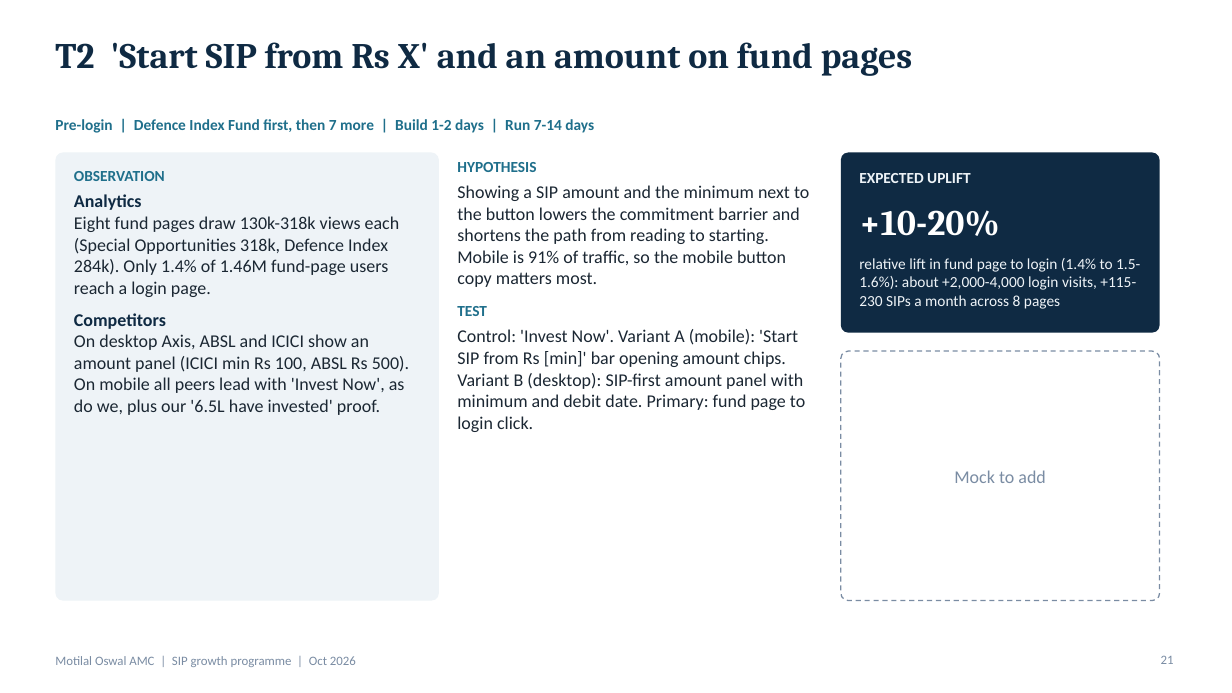
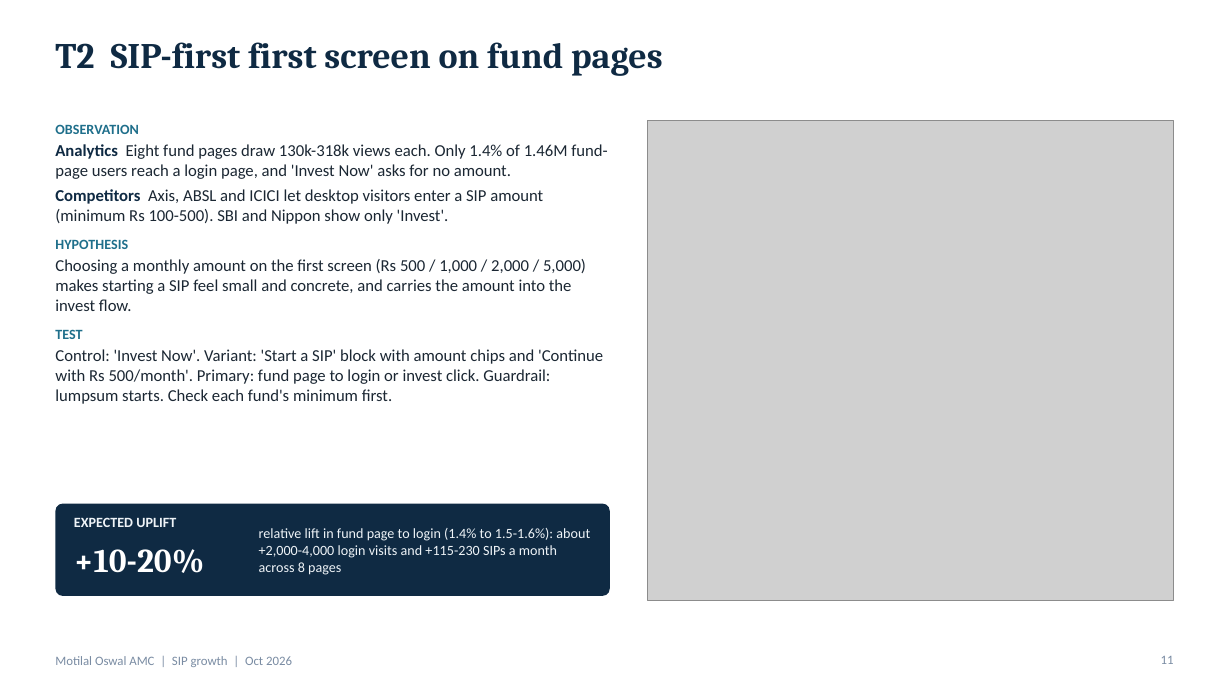
Before and after one commit to mandy7/Projects, a slide deck: slide 11 of SIP_Growth_Programme.pptx (slide 21 before the commit). Drawn at 1232x693 pixels with LibreOffice and Linux fonts; fonts in the diff are those of the drawing; grey boxes stand for pictures. Boxes give left, top, right and bottom in pixels: in the first picture for what was removed or moved away, otherwise in the second. Text is boxed around its words. In the diff, an @@ line names an element or a change of style, - is before the commit and + after.

```diff
--- a/SIP_Growth_Programme.pptx
+++ b/SIP_Growth_Programme.pptx
@@ title at (55,42,663,76): text changed @@
-T2 'Start SIP from Rs X' and an amount on fund pages
+T2 SIP-first first screen on fund pages
@@ text removed at (55,119,594,133) @@
-Pre-login | Defence Index Fund first, then 7 more | Build 1-2 days | Run 7-14 days
@@ text added at (55,124,607,404), 13 pt, text #1B2733 @@
+OBSERVATION
+Analytics Eight fund pages draw 130k-318k views each. Only 1.4% of 1.46M fund-page users reach a login page, and 'Invest Now' asks for no amount.
+Competitors Axis, ABSL and ICICI let desktop visitors enter a SIP amount (minimum Rs 100-500). SBI and Nippon show only 'Invest'.
+HYPOTHESIS
+Choosing a monthly amount on the first screen (Rs 500 / 1,000 / 2,000 / 5,000) makes starting a SIP feel small and concrete, and carries the amount into the invest flow.
+TEST
+Control: 'Invest Now'. Variant: 'Start a SIP' block with amount chips and 'Continue with Rs 500/month'. Primary: fund page to login or invest click. Guardrail: lumpsum starts. Check each fund's minimum first.
@@ picture added at (648,120,1174,601) @@
@@ rounded rectangle removed at (55,152,439,601) @@
@@ text removed at (74,171,409,415) @@
-OBSERVATION
-Analytics
-Eight fund pages draw 130k-318k views each (Special Opportunities 318k, Defence Index 284k). Only 1.4% of 1.46M fund-page users reach a login page.
-Competitors
-On desktop Axis, ABSL and ICICI show an amount panel (ICICI min Rs 100, ABSL Rs 500). On mobile all peers lead with 'Invest Now', as do we, plus our '6.5L have invested' proof.
@@ text removed at (457,162,809,432) @@
-HYPOTHESIS
-Showing a SIP amount and the minimum next to the button lowers the commitment barrier and shortens the path from reading to starting. Mobile is 91% of traffic, so the mobile button copy matters most.
-TEST
-Control: 'Invest Now'. Variant A (mobile): 'Start SIP from Rs [min]' bar opening amount chips. Variant B (desktop): SIP-first amount panel with minimum and debit date. Primary: fund page to login click.
@@ rounded rectangle removed at (841,152,1160,333) @@
@@ rounded rectangle removed at (841,351,1160,601) @@
@@ text removed at (954,470,1045,483) @@
-Mock to add
@@ rounded rectangle added at (55,504,610,596), fill #0F2A43 @@
@@ text "EXPECTED UPLIFT": place and size @@
-text "EXPECTED UPLIFT" at (859,173,970,183)
+text "EXPECTED UPLIFT" at (74,517,176,527)
@@ text "EXPECTED UPLIFT" at (74,517,176,527): size 12 to 11 pt @@
@@ text "relative lift in fund page ..." at (259,528,590,575): vertical alignment top to middle @@
@@ text "+10-20%": place and size @@
-text "+10-20%" at (859,210,999,236)
+text "+10-20%" at (74,549,204,573)
@@ text "+10-20%" at (74,549,204,573): size 28 to 26 pt @@
@@ text at (259,528,590,575): text changed; size 12 to 11 pt @@
-relative lift in fund page to login (1.4% to 1.5-1.6%): about +2,000-4,000 login visits, +115-230 SIPs a month across 8 pages
+relative lift in fund page to login (1.4% to 1.5-1.6%): about +2,000-4,000 login visits and +115-230 SIPs a month across 8 pages
@@ text at (55,656,292,667): text changed @@
-Motilal Oswal AMC | SIP growth programme | Oct 2026
+Motilal Oswal AMC | SIP growth | Oct 2026
@@ page number at (1161,656,1174,664): text changed @@
-21
+11
```
Also in this commit, not shown: 11 other slides changed, 6 slides added, 19 slides removed.
